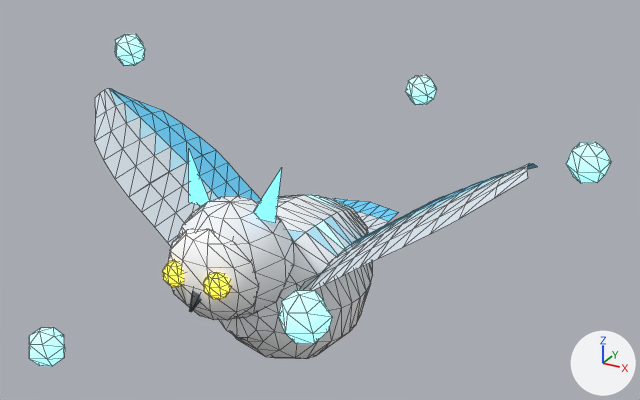
The glTF model species/models/glacier-owl.glb, before and after one commit.
Before and after are seen from a 50 mm camera at (0.173, -0.287, 0.179) aimed at (0.004, 0.02, 0.026). The lights are fixed; the arrows at lower right show +X, +Y and +Z. The older version comes first. Mesh edges are drawn as thin lines. Where no turn or scale is listed for an object, it has been applied to the vertices. Vertices at exactly the same position are counted once.

Names of what the first picture shows: 'Body', 'Head', 'Motes', 'Tail', 'WingL', 'WingLTip', 'WingR', 'WingRTip'.
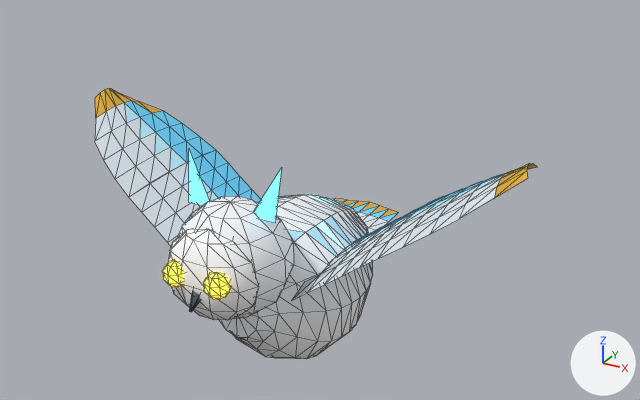
Where the change shows, as pixel boxes [x1, y1, x2, y2] in the pictures (640 x 400 px):
'Motes', deleted: before [29, 34, 611, 366]
part 1 of me_tail, recoloured: [335, 198, 398, 218] in both
part 2 of me_wingltip, recoloured (darker): [494, 164, 529, 198] in both
part 3 of me_wingrtip, recoloured: [109, 88, 162, 113] in both
part 4 of me_wingrtip, recoloured: [109, 89, 124, 106] in both
part 5 of me_wingrtip, recoloured (white to yellow): [95, 88, 116, 118] in both

The change, as a diff of the scene's bpy script:
```diff
--- a/species/models/glacier-owl.glb.py
+++ b/species/models/glacier-owl.glb.py
@@ mat_gilt_2 @@
+mat_gilt_2 = principled_material('gilt-2')
+mat_gilt_2.base_color = (0.768, 0.445, 0.0452)  # yellow #e3b23c
+mat_gilt_2.metallic = 0.45
+mat_gilt_2.roughness = 0.3
+mat_gilt_2.emission_color = (0.0922, 0.0534, 0.0054)  # brown #564111
+mat_gilt_2.emission_strength = 1.0
@@ me_tail @@
 me_tail.from_pydata(...)  # 28 vertices, 36 faces; spans x -0.0173..0.0173, y -0.0053..0.0317, z -0.0002..0.0011
 # used by ob_tail; location = (0.0, 0.048, -0.0002)
+# me_tail part 1: 6 faces spanning x -0.0173..0.0173, y 0.0165..0.0317, z 0.0006..0.0011 switch from mat_pattern_2 (cyan #6fd6ff) to mat_gilt_2 (yellow #e3b23c)
 me_tail.materials.append(mat_wing_2)
@@ me_wingltip @@
 me_wingltip.from_pydata(...)  # 36 vertices, 50 faces; spans x -0.0018..0.0421, y -0.0243..0.0381, z -0.0001..0.0304
 # used by ob_wingltip; location = (0.0564, -0.0081, 0.0343)
+# me_wingltip part 2: 5 faces spanning x 0.0319..0.0421, y -0.0029..0.0141, z 0.0222..0.0304 switch from mat_wing_2 (white #dce6ee) to mat_gilt_2 (yellow #e3b23c)
 me_wingltip.materials.append(mat_pattern_2)
@@ me_wingrtip @@
 me_wingrtip.from_pydata(...)  # 36 vertices, 50 faces; spans x -0.0421..0.0018, y -0.0243..0.0381, z -0.0001..0.0304
 # used by ob_wingrtip; location = (-0.0564, -0.0081, 0.0343)
+# me_wingrtip part 3: 6 faces spanning x -0.0421..-0.0241, y 0.0141..0.0329, z 0.0168..0.0304 switch from mat_pattern_2 (cyan #6fd6ff) to mat_gilt_2 (yellow #e3b23c)
+# me_wingrtip part 4: 1 face spanning x -0.0403..-0.0319, y 0.0085..0.0142, z 0.0249..0.0304 switches from mat_trim_2 (cyan #bdefff) to mat_gilt_2 (yellow #e3b23c)
+# me_wingrtip part 5: 5 faces spanning x -0.0421..-0.0319, y -0.0029..0.0141, z 0.0222..0.0304 switch from mat_wing_2 (white #dce6ee) to mat_gilt_2 (yellow #e3b23c)
 me_wingrtip.materials.append(mat_trim_2)
@@ ob_motes @@
-ob_motes = bpy.data.objects.new('Motes', me_motes)
-ob_motes.location = (0.0, 0.0054, 0.0414)
```
